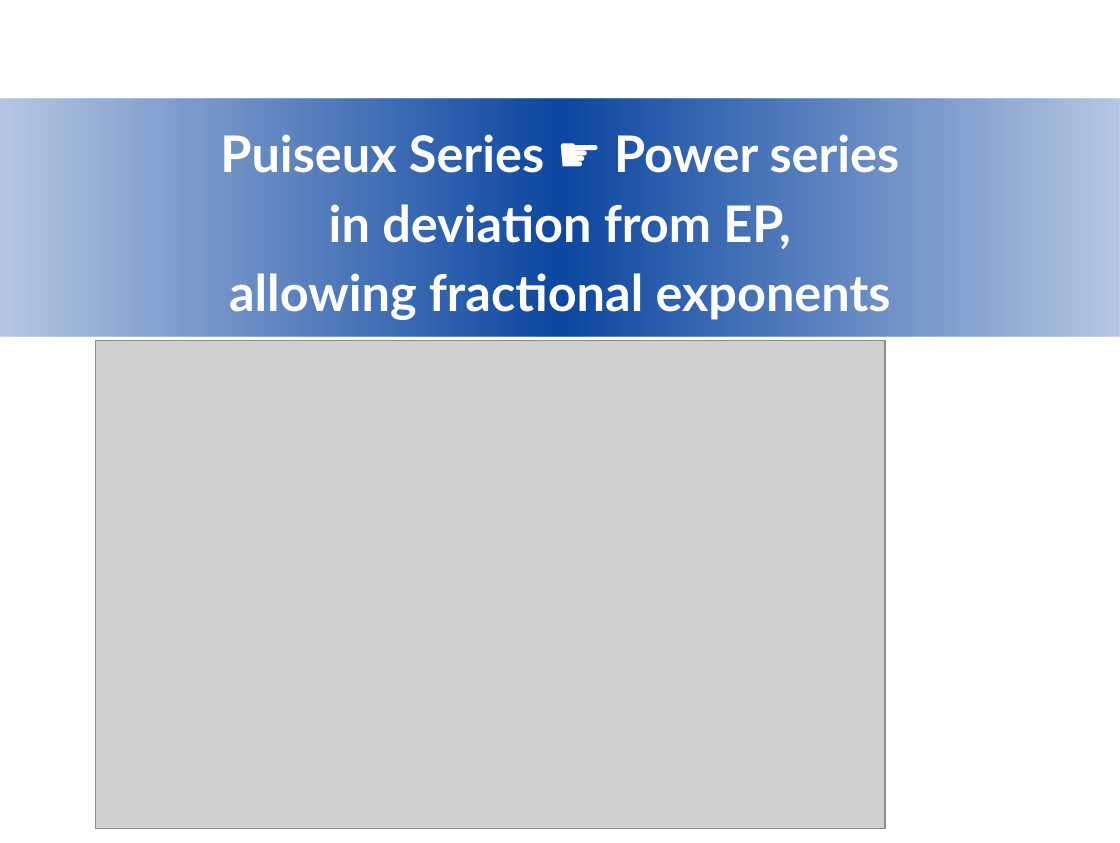
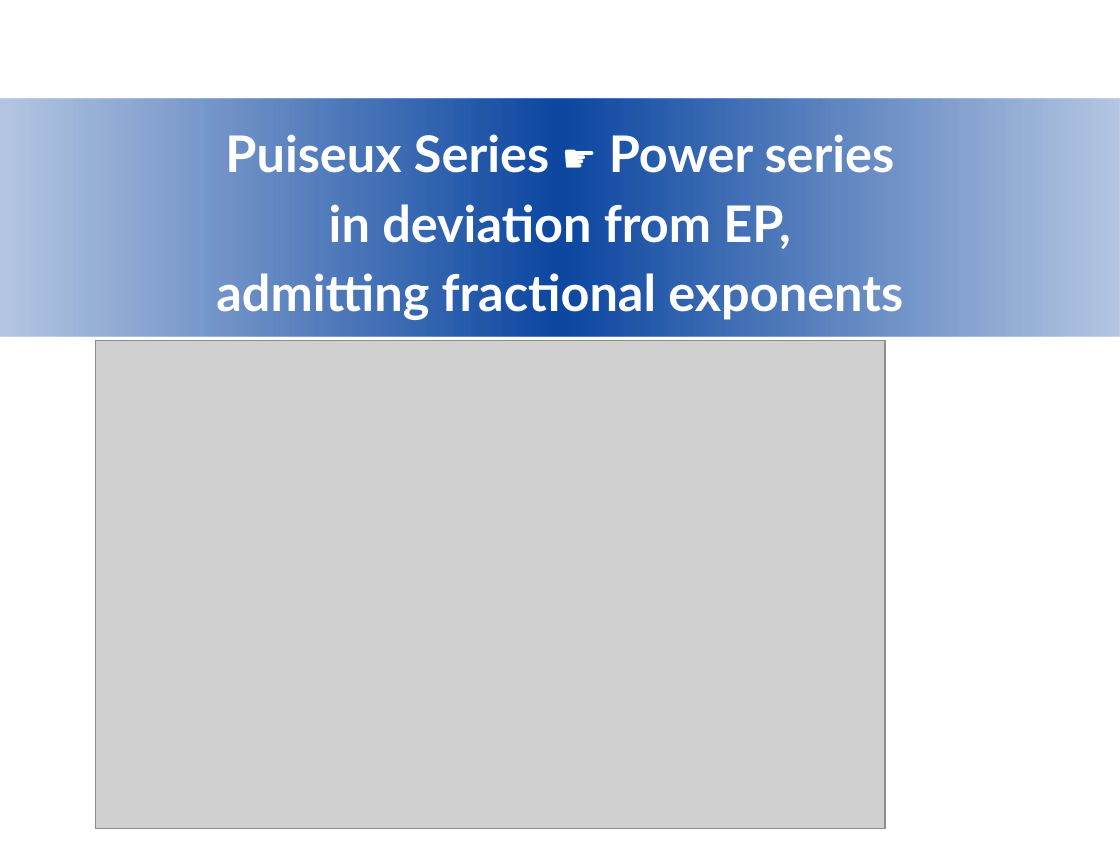
Before and after one commit to ipsita84/Puiseux-series, a slide deck: slide 25 of NH-snu.odp. Drawn at 1120x843 pixels with LibreOffice and Linux fonts; fonts in the diff are those of the drawing; grey boxes stand for pictures; background and template pictures are left out. Boxes give left, top, right and bottom in pixels: in the first picture for what was removed or moved away, otherwise in the second. Text is boxed around its words. In the diff, an @@ line names an element or a change of style, - is before the commit and + after.

```diff
--- a/NH-snu.odp
+++ b/NH-snu.odp
@@ title at box(216, 134, 903, 321): text changed @@
-Puiseux Series ☛ Power series
-in deviation from EP,
-allowing fractional exponents
+Puiseux Series ☛ Power series
+in deviation from EP,
+admitting fractional exponents
```
Also in this commit, not shown: 14 other slides changed, 1 other file.
